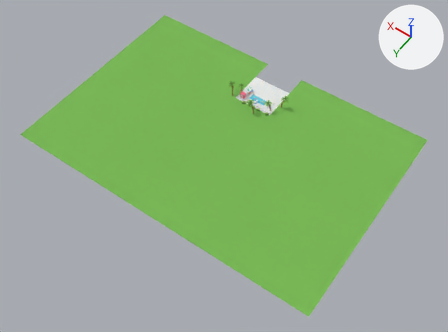
One commit to the Blender file environments/pool.blend: the scene before it, then after it.
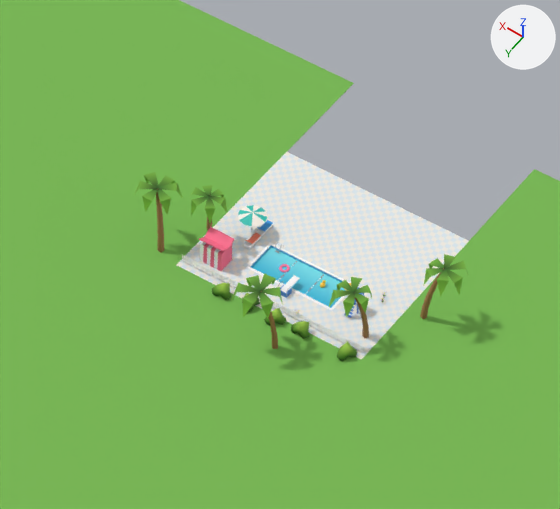
Each version is shown whole from a 50 mm camera at (-112.7, 192.2, 225.1) aimed at (-7.5, 44.9, -6.3), then close up on the part from 45% to 68% of the width and 15% to 43% of the height. Lighting does not change. The marker at upper right points along +X, +Y and +Z. The first two pictures are the older version.

In view in the first close-up: 'Floor', 'Lawn', 'LawnL', 'LawnR', 'Palm0', 'Palm1', 'Palm2', 'Palm3', 'Palm4', 'Water' and 28 more.
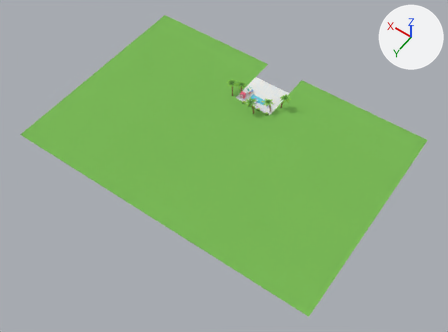
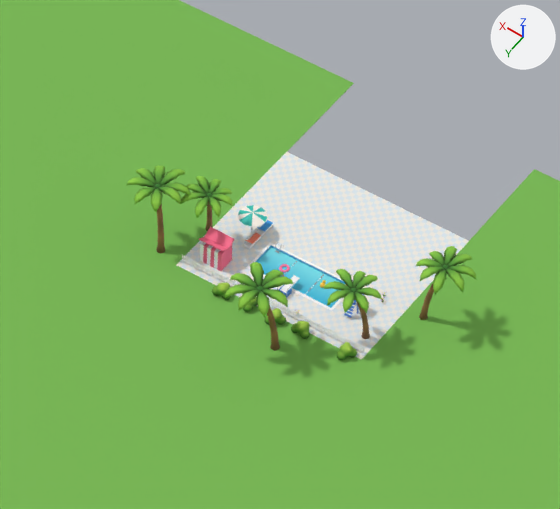
The change in detail:
me_palmtree_lod1 is used by ob_palm0; location (-9.0, 7.6, 0.0); rotation (1.571, 0.0, 0.349), in degrees (90, 0, 20); scale (0.95, 0.95, 0.95).
me_palmtree_lod1 had 62 vertices, 50 faces and spanned x -0.32..3.53, y -0.22..6.45, z -2.62..1.79.
me_palmtree_lod1 now has 607 vertices, 1162 faces and spans x -1.24..4.35, y -0.25..7.09, z -3.26..2.42.
me_palmtree_lod1 part 1: a new loose piece, a UV sphere (10 segments, 6 rings, poles along y) spanning x 1.04..1.84, y 5.91..6.59, z -0.9..-0.06, in mat_propvertexmat.
me_palmtree_lod1 part 2: a new loose piece of 44 vertices spanning x 0.98..2.08, y 6.08..6.97, z -3.26..-0.5, in mat_propvertexmat.
me_palmtree_lod1 part 3: a new loose piece of 44 vertices spanning x -0.37..1.43, y 5.68..6.69, z -2.41..-0.49, in mat_propvertexmat.
me_palmtree_lod1 part 4: a new loose piece of 44 vertices spanning x -1.24..1.43, y 5.82..6.8, z -1.0..0.11, in mat_propvertexmat.
me_palmtree_lod1 part 5: a new loose piece of 44 vertices spanning x -0.47..1.43, y 6.23..7.09, z -0.46..1.69, in mat_propvertexmat.
me_palmtree_lod1 part 6: a new loose piece of 44 vertices spanning x 0.77..1.86, y 5.71..6.81, z -0.47..2.42, in mat_propvertexmat.
me_palmtree_lod1 part 7: a new loose piece of 44 vertices spanning x 1.45..3.6, y 5.99..7.01, z -0.47..1.81, in mat_propvertexmat.
me_palmtree_lod1 part 8: a new loose piece of 44 vertices spanning x 1.45..4.35, y 5.63..6.78, z -1.03..0.08, in mat_propvertexmat.
me_palmtree_lod1 part 9: a new loose piece of 44 vertices spanning x 1.45..3.54, y 5.84..6.87, z -2.59..-0.49, in mat_propvertexmat.
me_palmtree_lod1 part 10: 6 loose pieces with 18 vertices, spanning x -0.21..3.53, y 4.41..6.45, z -2.62..1.79, are deleted.
me_palmtree_lod1 part 11: 43 vertices removed from x -0.32..3.33, y -0.22..6.45, z -2.15..1.23; 100 vertices added at x -0.43..1.62, y -0.25..6.31, z -0.67..0.45.
Other edits to the shape of me_palmtree_lod1 do not show in these pictures.

Changed parts and their boxes (x1, y1, x2, y2) in the close-ups (560 x 509 px):
'Palm4', reshaped (30% wider, 17% taller): before (231, 274, 283, 349); after (225, 262, 293, 350)
'Palm3', reshaped (28% wider, 9% taller): before (134, 172, 183, 253); after (127, 165, 190, 253)
'Palm2', reshaped (22% wider, 14% taller): before (420, 254, 469, 319); after (416, 246, 476, 320)
'Palm0', reshaped (34% wider, 15% taller): before (329, 277, 372, 338); after (323, 269, 381, 339)
'Palm1', reshaped (43% wider, 22% taller): before (191, 185, 227, 230); after (181, 176, 233, 231)
part 1 of me_palmtree_lod1, added: after (154, 184, 449, 292)
part 2 of me_palmtree_lod1, added: after (127, 177, 457, 313)
part 3 of me_palmtree_lod1, added: after (134, 187, 445, 318)
part 4 of me_palmtree_lod1, added: after (150, 179, 442, 307)
part 5 of me_palmtree_lod1, added: after (159, 176, 444, 290)
part 6 of me_palmtree_lod1, added: after (161, 182, 447, 295)
part 7 of me_palmtree_lod1, added: after (160, 169, 464, 292)
part 8 of me_palmtree_lod1, added: after (153, 165, 476, 290)
part 9 of me_palmtree_lod1, added: after (136, 168, 472, 305)
part 10 of me_palmtree_lod1, deleted: before (134, 176, 469, 318)
part 11 of me_palmtree_lod1, built on: before (138, 172, 466, 349); after (156, 201, 434, 350)
